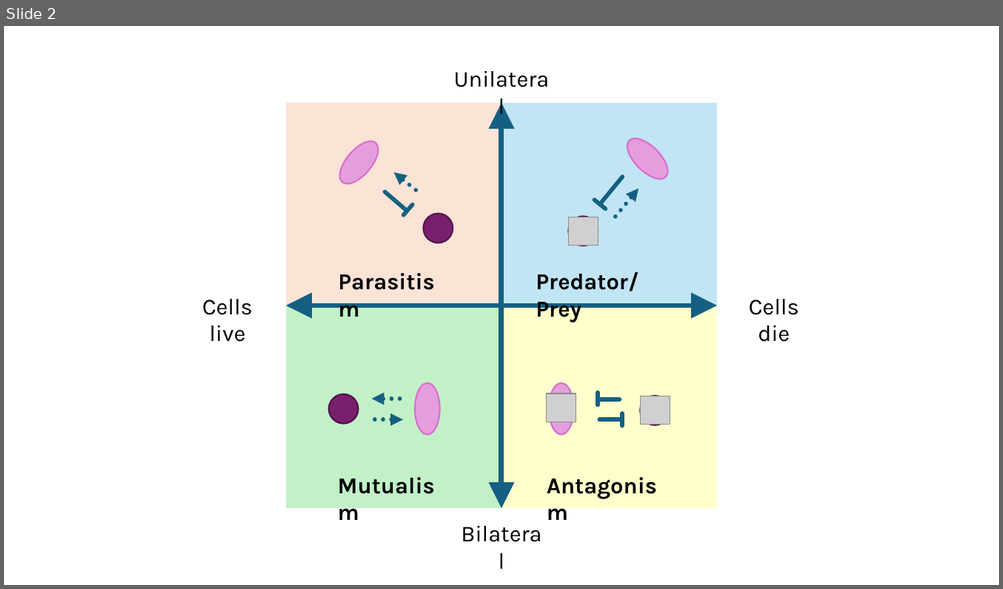
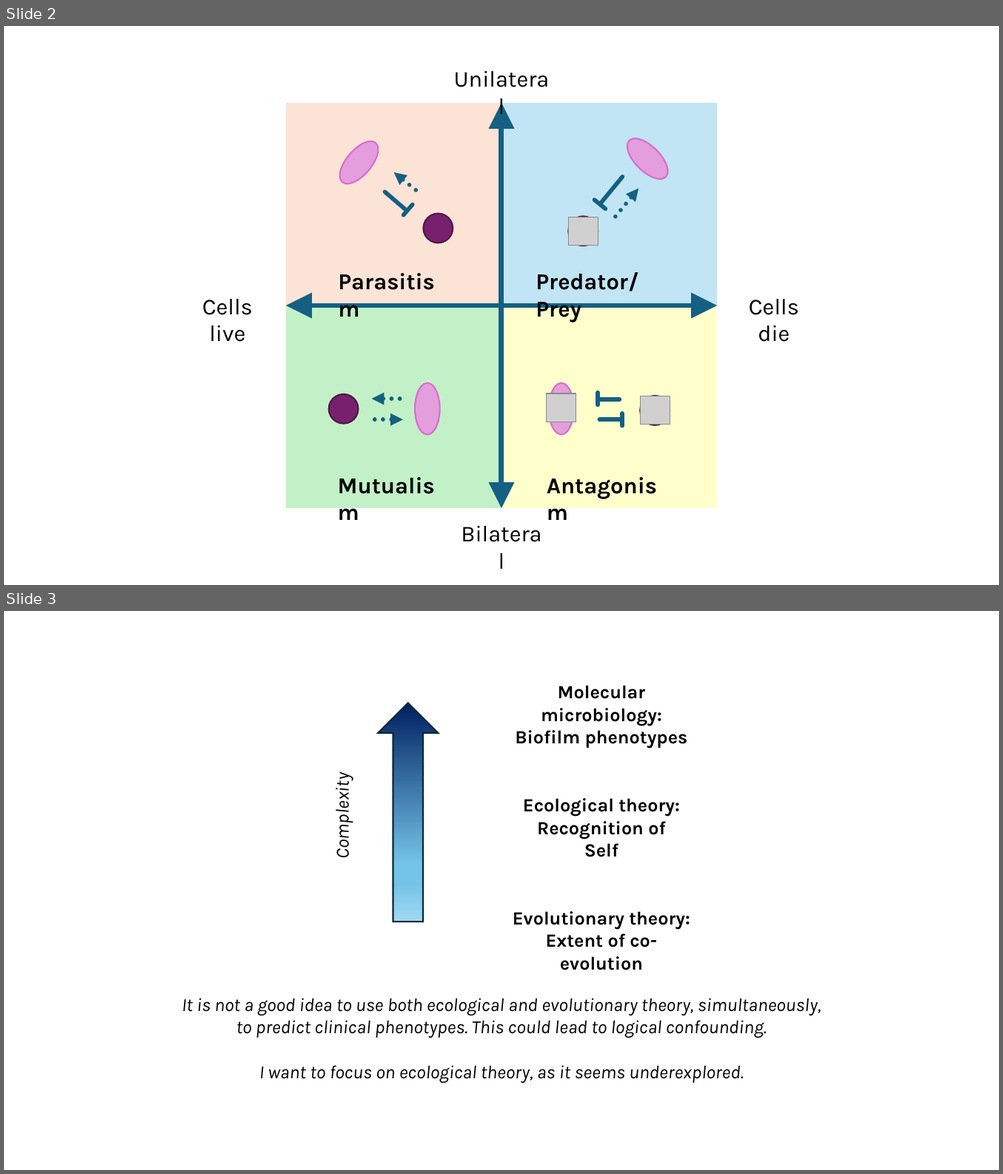
Before and after one commit to marklemzin/marks-masters, a slide deck: home-made-diagrams/16.3 homebrew-diagrams.pptx. Shown one above the other, each under a label of ours: slide 2 before the commit, slides 2 and 3 after it. The pictures are 1003x589 and 1003x1174 pixels, drawn with LibreOffice and Linux fonts; fonts in the diff are those of the drawing; grey boxes stand for pictures. Boxes give left, top, right and bottom in pixels: in the first picture for what was removed or moved away, otherwise in the second. Text is boxed around its words. In the diff, an @@ line names an element or a change of style, - is before the commit and + after.

```diff
--- a/home-made-diagrams/16.3 homebrew-diagrams.pptx
+++ b/home-made-diagrams/16.3 homebrew-diagrams.pptx
@@ slide 3 added at box(4, 611, 999, 1170), background #FFFFFF @@
@@ text added at box(515, 685, 688, 748), 18 pt, text #000000, bold @@
+Molecular microbiology:
+Biofilm phenotypes
@@ right arrow added at box(378, 703, 438, 922), fill gradient #002060 to #74C4E9 to #A2D8F0, outline #092A39 1.5 pt @@
@@ text added at box(330, 781, 354, 857), 18 pt, text #000000, italic @@
+Complexity
@@ text added at box(523, 798, 680, 857), 18 pt, text #000000, bold @@
+Ecological theory:
+Recognition of Self
@@ text added at box(512, 911, 690, 971), 18 pt, text #000000, bold @@
+Evolutionary theory:
+Extent of co-evolution
@@ text added at box(182, 998, 821, 1083), 18 pt, text #000000, italic @@
+It is not a good idea to use both ecological and evolutionary theory, simultaneously,
+to predict clinical phenotypes. This could lead to logical confounding.
+I want to focus on ecological theory, as it seems underexplored.
```
Also in this commit, not shown: 1 slide changed, 8 other files.
